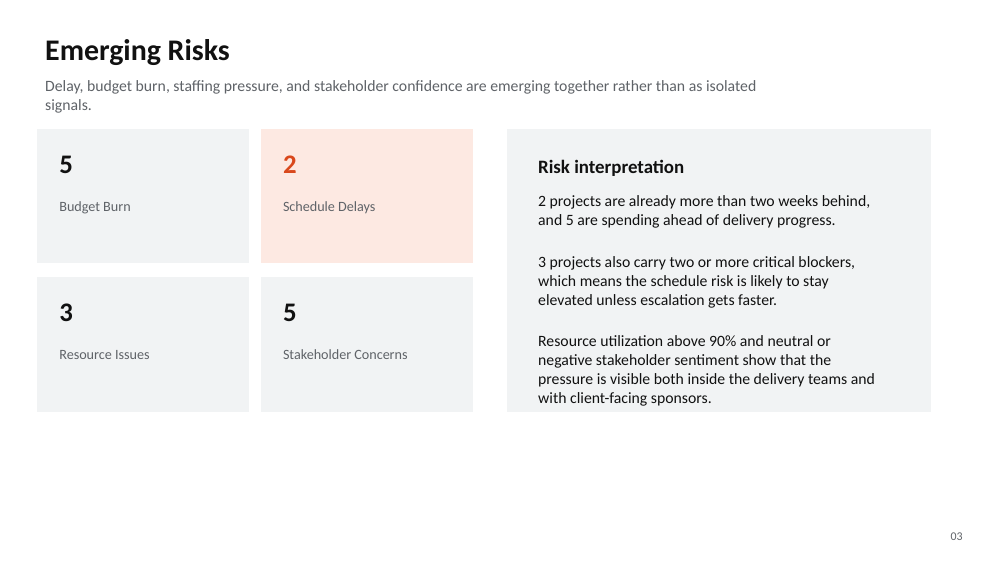
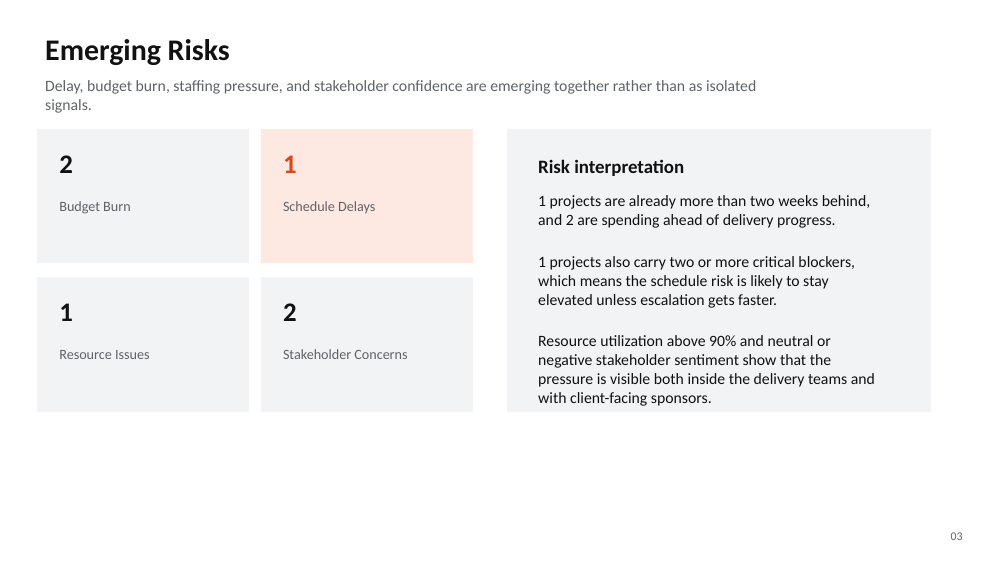
Before and after one commit to Rajibpanda01/Project-Health-Reporting-Agent, a slide deck: slide 3 of deliverables/monthly_executive_deck.pptx. Drawn at 1008x567 pixels with LibreOffice and Linux fonts; fonts in the diff are those of the drawing. Boxes give left, top, right and bottom in pixels: in the first picture for what was removed or moved away, otherwise in the second. Text is boxed around its words. In the diff, an @@ line names an element or a change of style, - is before the commit and + after.

```diff
--- a/deliverables/monthly_executive_deck.pptx
+++ b/deliverables/monthly_executive_deck.pptx
@@ text at (59, 155, 73, 173): text changed @@
-5
+2
@@ text at (283, 155, 297, 173): text changed @@
-2
+1
@@ text at (538, 195, 870, 308): text changed @@
-2 projects are already more than two weeks behind, and 5 are spending ahead of delivery progress.
-3 projects also carry two or more critical blockers, which means the schedule risk is likely to stay elevated unless escalation gets faster.
+1 projects are already more than two weeks behind, and 2 are spending ahead of delivery progress.
+1 projects also carry two or more critical blockers, which means the schedule risk is likely to stay elevated unless escalation gets faster.
@@ text at (59, 303, 73, 321): text changed @@
-3
+1
@@ text at (283, 303, 297, 321): text changed @@
-5
+2
```
Also in this commit, not shown: 4 other slides changed, 1 other file.
